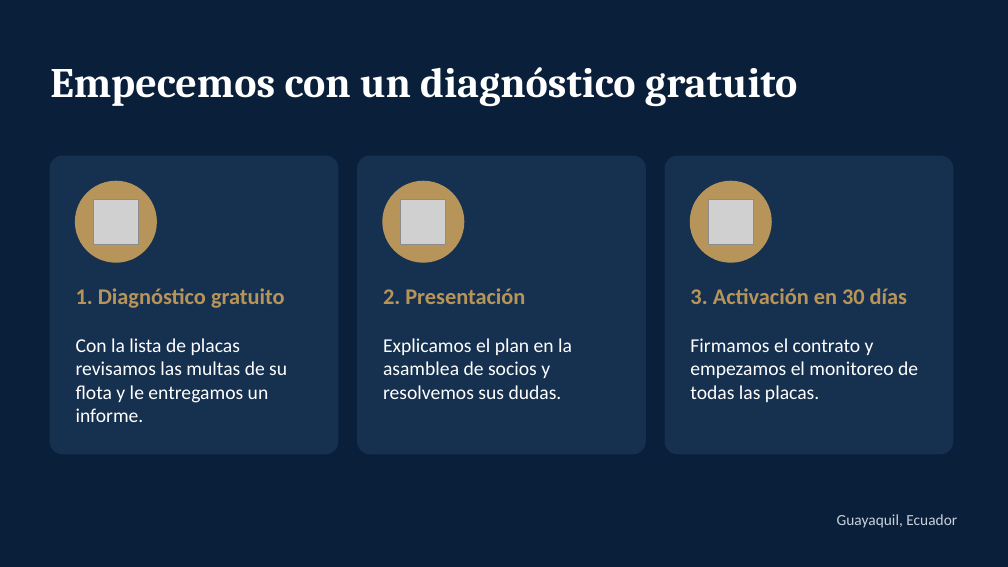
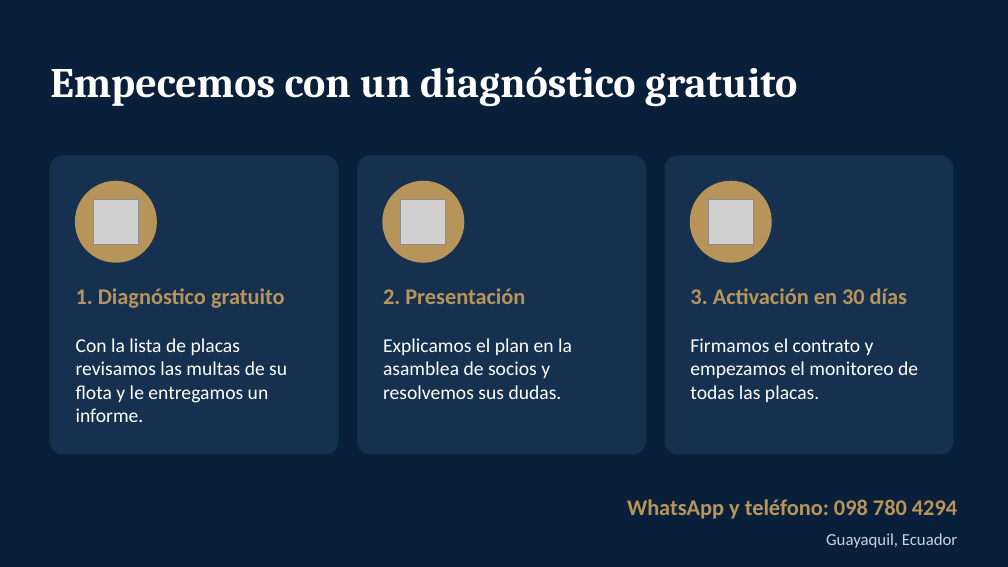
Before and after one commit to fernandotufino1983-arch/Almacenamiento-claude, a slide deck: slide 11 of jurix-global/presentacion-plan-ruta-segura-version-b.pptx. Drawn at 1008x567 pixels with LibreOffice and Linux fonts; fonts in the diff are those of the drawing; grey boxes stand for pictures; background and template pictures are left out. Boxes give left, top, right and bottom in pixels: in the first picture for what was removed or moved away, otherwise in the second. Text is boxed around its words. In the diff, an @@ line names an element or a change of style, - is before the commit and + after.

```diff
--- a/jurix-global/presentacion-plan-ruta-segura-version-b.pptx
+++ b/jurix-global/presentacion-plan-ruta-segura-version-b.pptx
@@ text added at [627,499,957,519], 16 pt, text #B7955A, bold @@
+WhatsApp y teléfono: 098 780 4294
@@ text "Guayaquil, Ecuador": place and size @@
-text "Guayaquil, Ecuador" at [837,514,957,528]
+text "Guayaquil, Ecuador" at [826,533,957,548]
@@ text "Guayaquil, Ecuador" at [826,533,957,548]: size 11 to 12 pt @@
```
Also in this commit, not shown: 3 other files.
